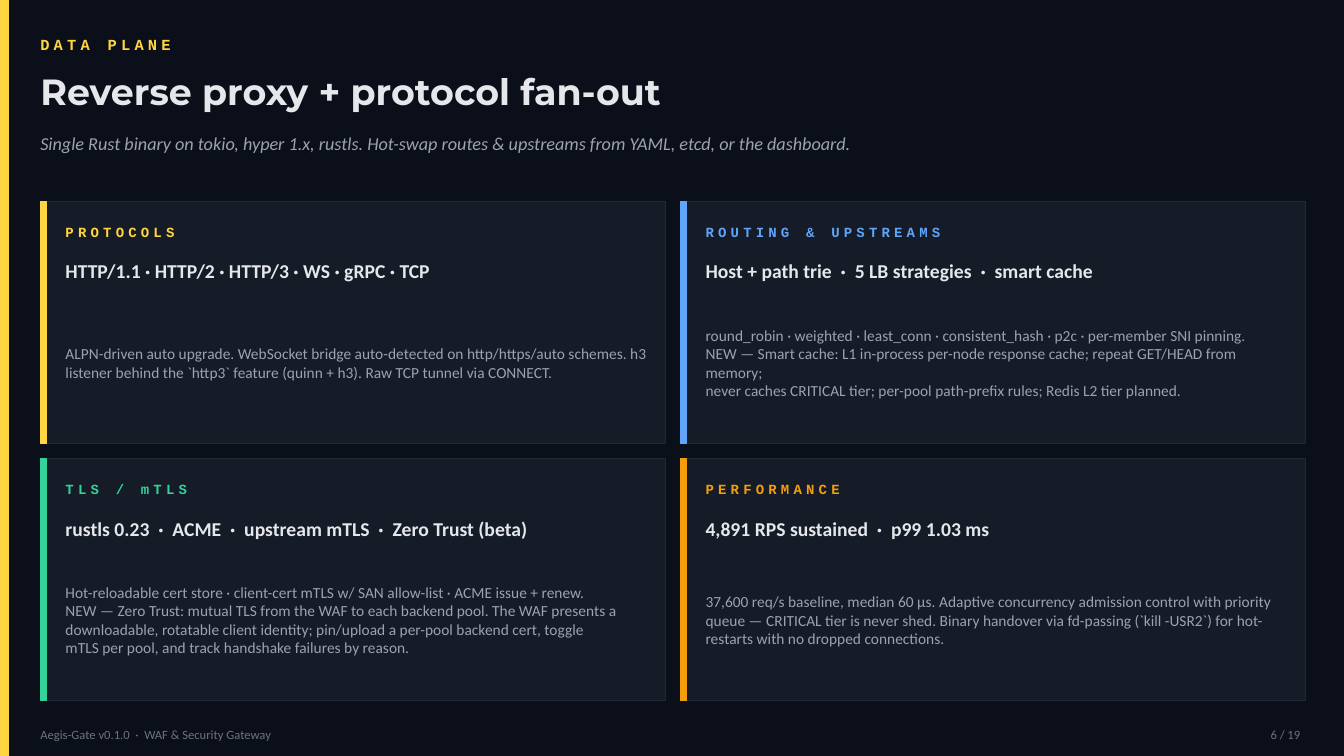
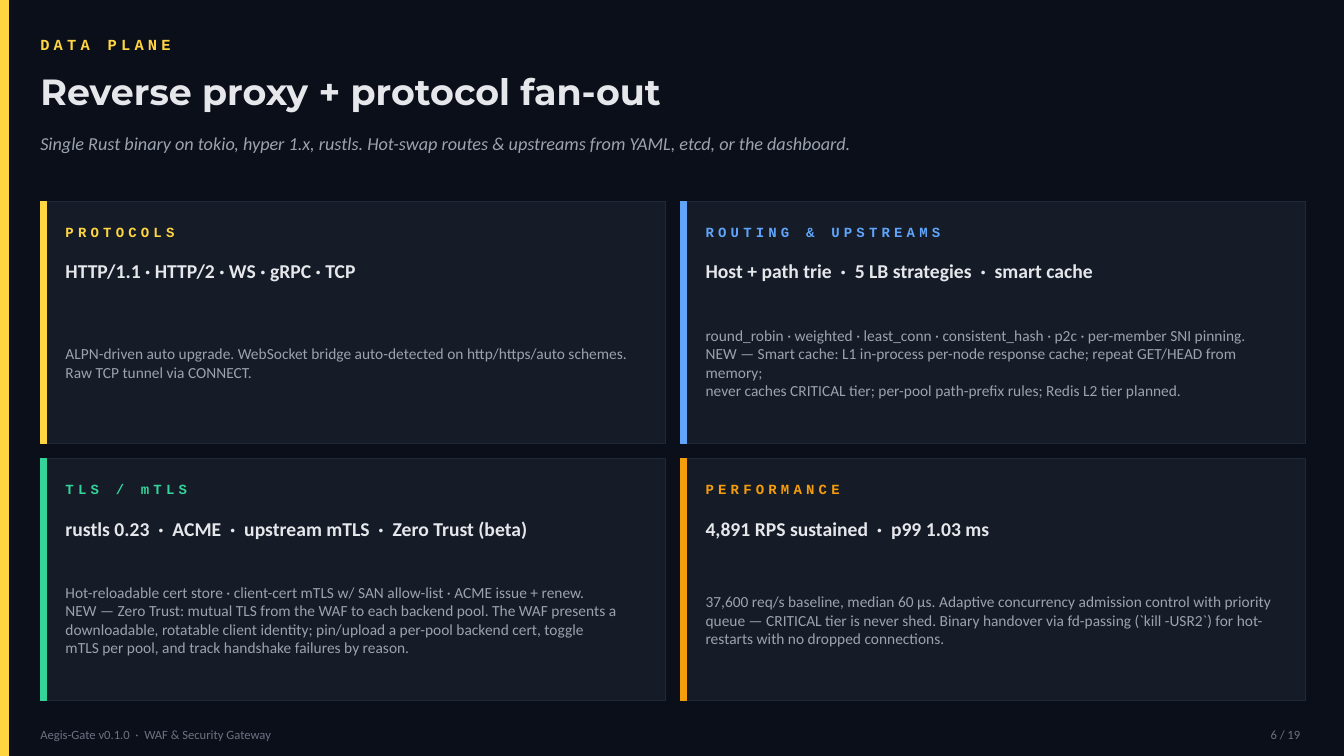
Before and after one commit to nico-aie/aegis-gate, a slide deck: slide 6 of Aegis-Gate-Presentation.pptx. Drawn at 1344x756 pixels with LibreOffice and Linux fonts; fonts in the diff are those of the drawing. Boxes give left, top, right and bottom in pixels: in the first picture for what was removed or moved away, otherwise in the second. Text is boxed around its words. In the diff, an @@ line names an element or a change of style, - is before the commit and + after.

Commit message:
Update presentation file

```diff
--- a/Aegis-Gate-Presentation.pptx
+++ b/Aegis-Gate-Presentation.pptx
@@ text at [65,264,355,282]: text changed @@
-HTTP/1.1 · HTTP/2 · HTTP/3 · WS · gRPC · TCP
+HTTP/1.1 · HTTP/2 · WS · gRPC · TCP
@@ text at [65,348,626,378]: text changed @@
-ALPN-driven auto upgrade. WebSocket bridge auto-detected on http/https/auto schemes. h3 listener behind the `http3` feature (quinn + h3). Raw TCP tunnel via CONNECT.
+ALPN-driven auto upgrade. WebSocket bridge auto-detected on http/https/auto schemes. Raw TCP tunnel via CONNECT.
```
Also in this commit, not shown: 1 other slide changed.
